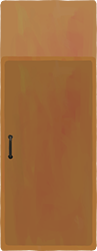
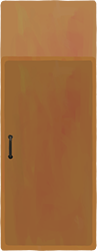
The second 97 × 251 image is a revision of the first. Changes to its layers:
removed layer "レイヤー 1" over [0,0,97,251]
